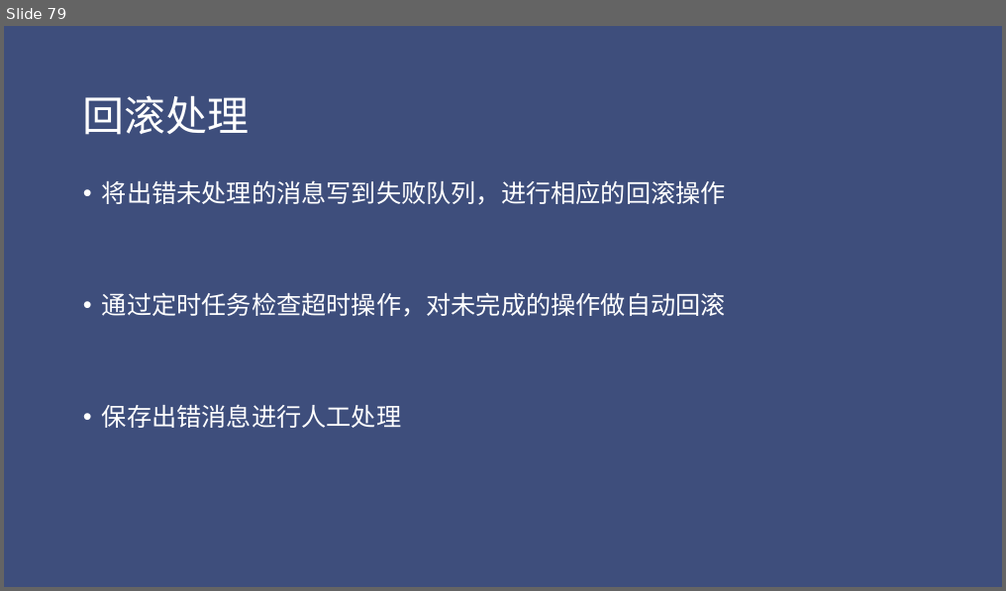
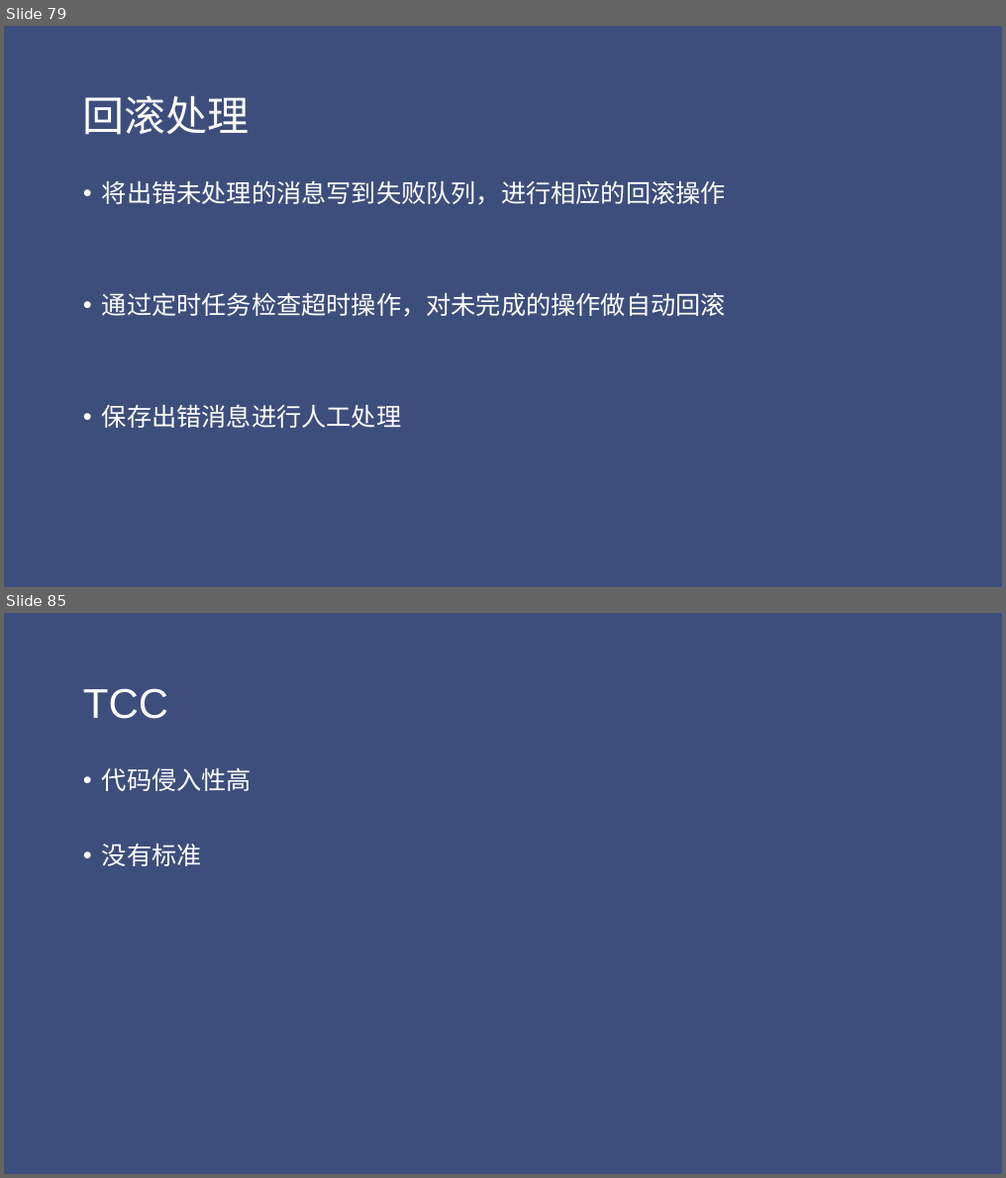
Before and after one commit to jungle0127/springcloudstudy, a slide deck: docs/distributedsystemtransaction.pptx. Shown one above the other, each under a label of ours: slide 79 before the commit, slides 79 and 85 after it; the slides between them are not shown. The pictures are 1006x591 and 1006x1178 pixels, drawn with LibreOffice and Linux fonts; fonts in the diff are those of the drawing. Boxes give left, top, right and bottom in pixels: in the first picture for what was removed or moved away, otherwise in the second. Text is boxed around its words. In the diff, an @@ line names an element or a change of style, - is before the commit and + after.

```diff
--- a/docs/distributedsystemtransaction.pptx
+++ b/docs/distributedsystemtransaction.pptx
@@ slide 85 added at [4, 613, 1002, 1174], background #3E4E7C @@
@@ title added at [83, 688, 168, 719], 40 pt, text #FFFFFF @@
+TCC
@@ text added at [102, 768, 252, 866], 24 pt, text #FFFFFF @@
+• 代码侵入性高
+• 没有标准
```
Also in this commit, not shown: 6 slides changed, 6 other slides added, 1 slide removed, 9 other files.
